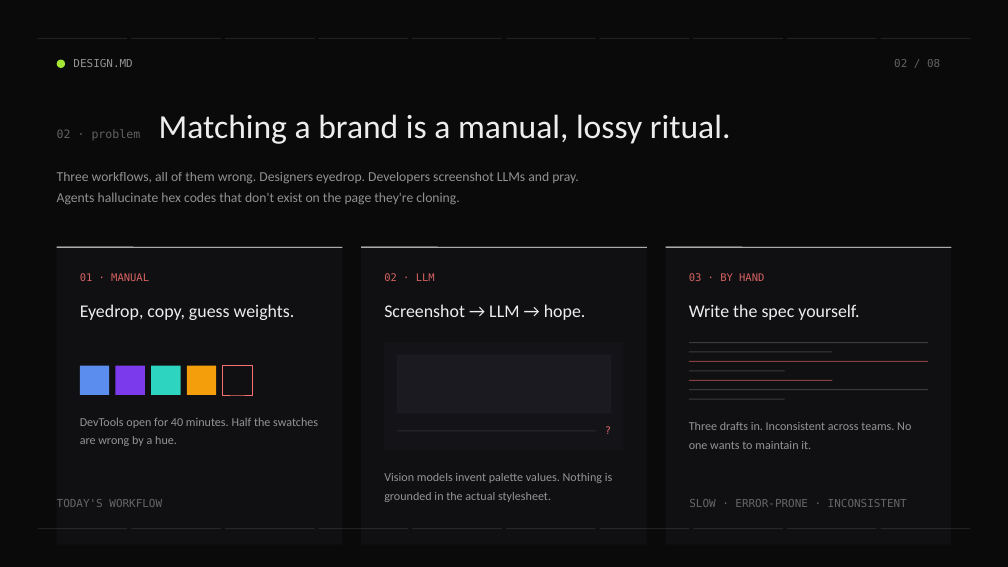
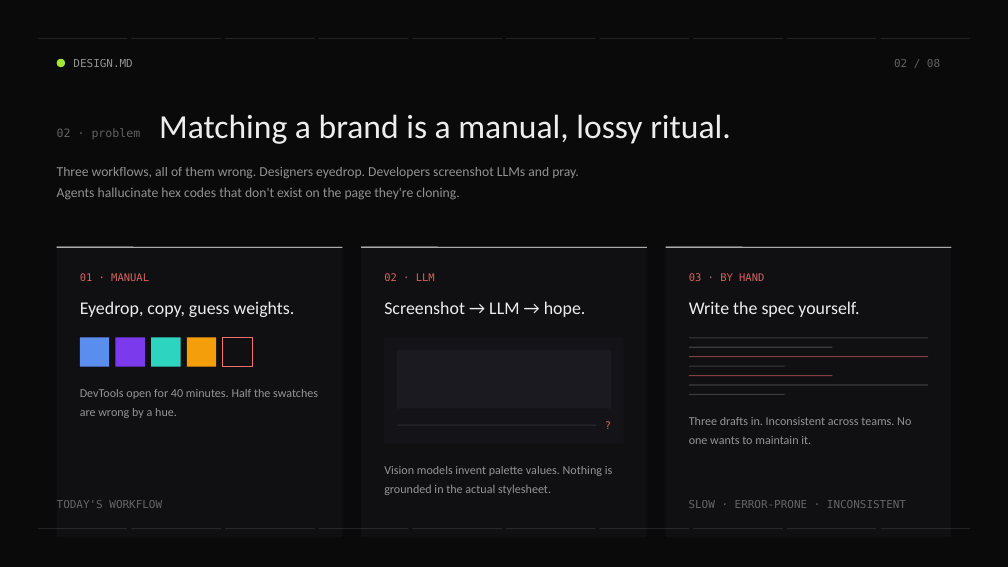
Before and after one commit to MohtashamMurshid/getdesign, a slide deck: slide 2 of apps/deck/exports/getdesign-deck.pptx. Drawn at 1008x567 pixels with LibreOffice and Linux fonts; fonts in the diff are those of the drawing. Boxes give left, top, right and bottom in pixels: in the first picture for what was removed or moved away, otherwise in the second. Text is boxed around its words. In the diff, an @@ line names an element or a change of style, - is before the commit and + after.

```diff
--- a/apps/deck/exports/getdesign-deck.pptx
+++ b/apps/deck/exports/getdesign-deck.pptx
@@ rectangle: place and size @@
-rectangle at box(57, 247, 343, 544)
+rectangle at box(57, 247, 343, 538)
@@ rectangle: place and size @@
-rectangle at box(361, 247, 647, 544)
+rectangle at box(361, 247, 647, 538)
@@ rectangle: place and size @@
-rectangle at box(666, 247, 952, 544)
+rectangle at box(666, 247, 952, 538)
@@ 5 rectangles, 1 text: place and size @@
-5 rectangles, 1 text at box(80, 366, 318, 446)
+5 rectangles, 1 text at box(80, 337, 318, 418)
@@ 9 rectangles, 3 texts: place and size @@
-9 rectangles, 3 texts at box(57, 172, 929, 451)
+9 rectangles, 3 texts at box(57, 167, 929, 444)
@@ text "Vision models invent palette values. ...": place and size @@
-text "Vision models invent palette values. ..." at box(384, 473, 612, 502)
+text "Vision models invent palette values. ..." at box(384, 466, 612, 495)
```
Also in this commit, not shown: 3 other slides changed, 18 other files.
